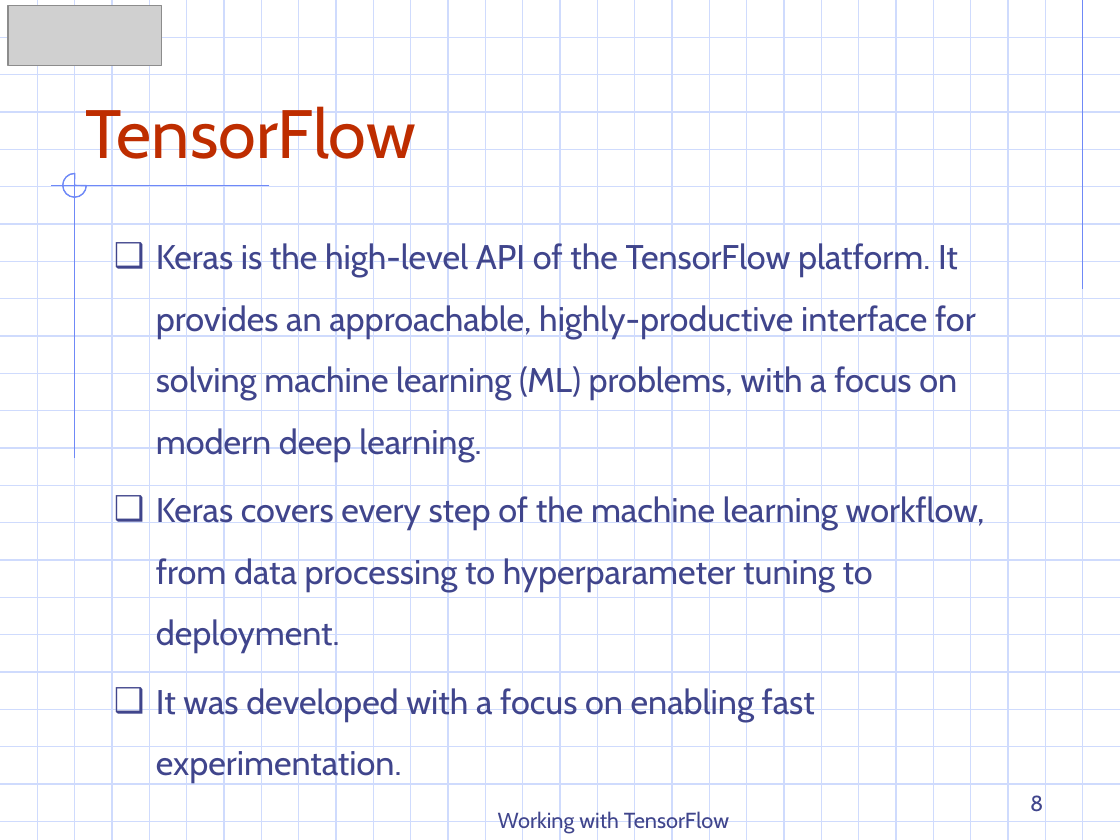
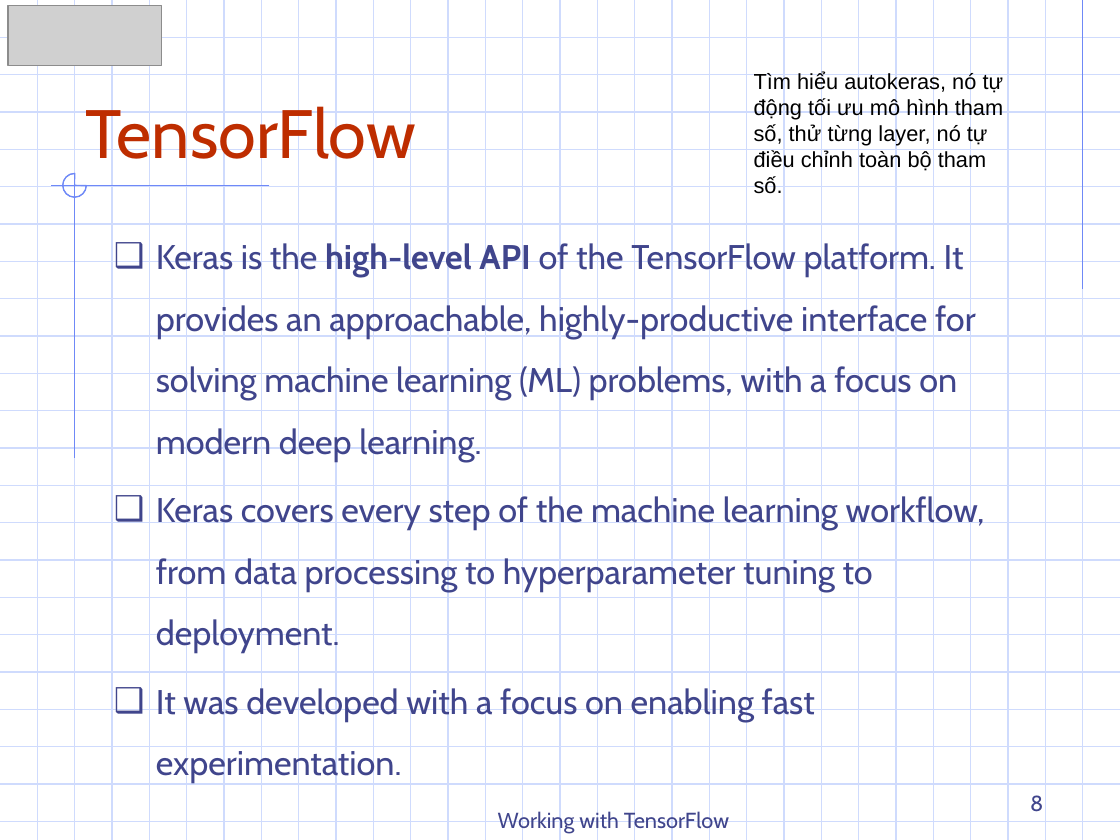
Before and after one commit to DazielNguyen/DAT301m, a slide deck: slide 8 of slide/1.1 Working with TensorFlow.pptx. Drawn at 1120x840 pixels with LibreOffice and Linux fonts; fonts in the diff are those of the drawing; grey boxes stand for pictures. Boxes give left, top, right and bottom in pixels: in the first picture for what was removed or moved away, otherwise in the second. Text is boxed around its words. In the diff, an @@ line names an element or a change of style, - is before the commit and + after.

```diff
--- a/slide/1.1 Working with TensorFlow.pptx
+++ b/slide/1.1 Working with TensorFlow.pptx
@@ text added at <box>754,72,1004,194</box>, 14 pt, text #000000 @@
+Tìm hiểu autokeras, nó tự động tối ưu mô hình tham số, thử từng layer, nó tự điều chỉnh toàn bộ tham số.
@@ text at <box>156,241,976,462</box>: bold on in "high-level API" @@
```
Also in this commit, not shown: 2 other slides changed, 4 other files.
